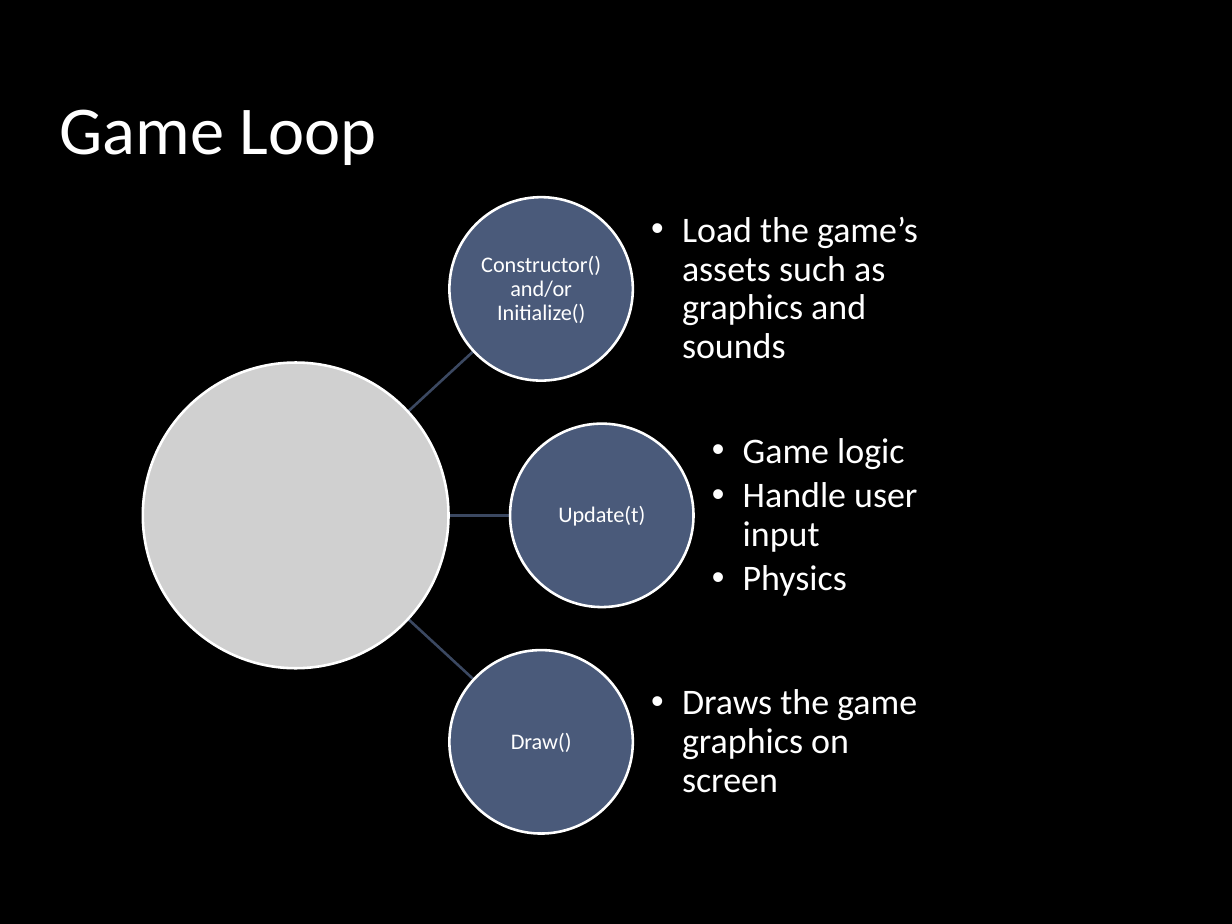
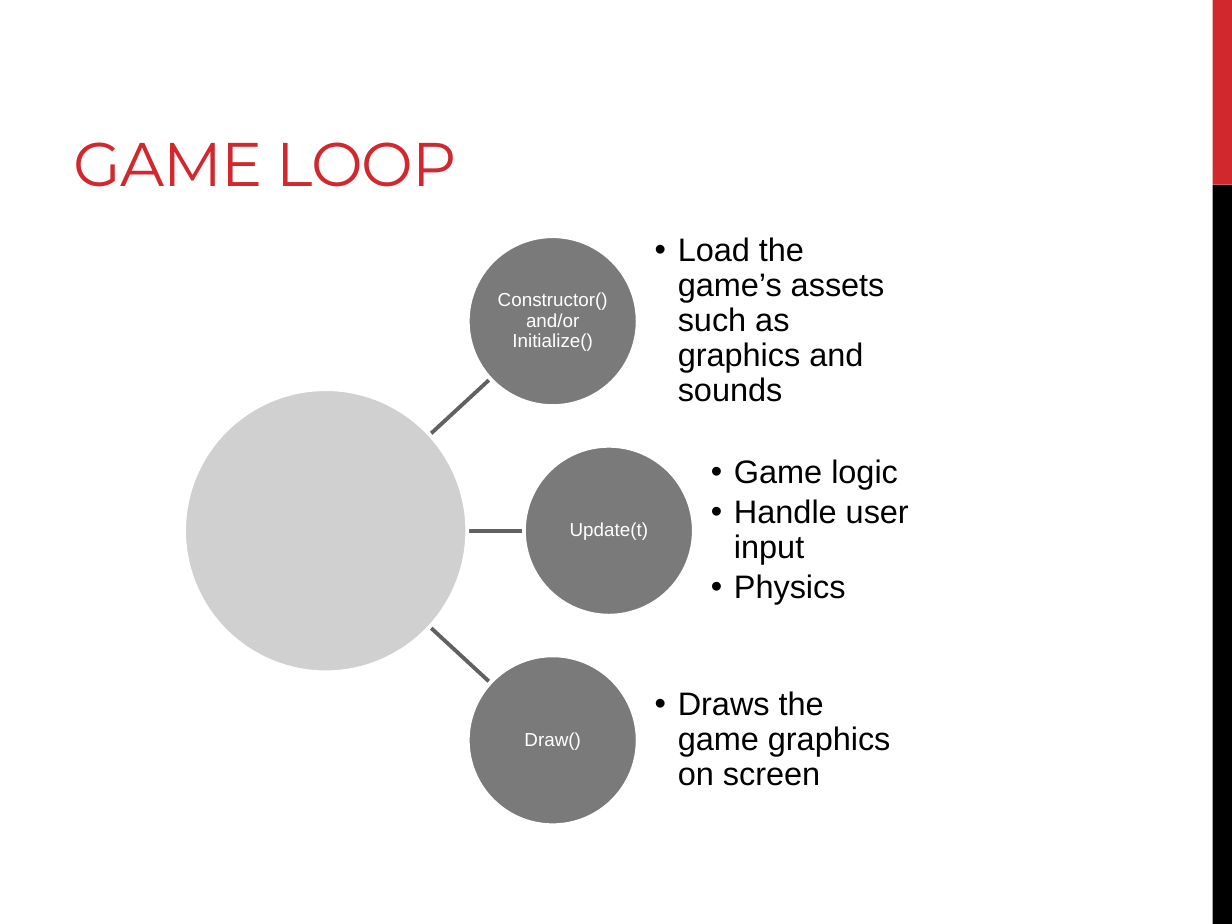
Before and after one commit to peterhoang/Super-Duper-Game, a slide deck: slide 6 of The Super-Awesome Game Deck.pptx. Drawn at 1232x924 pixels with LibreOffice and Linux fonts; fonts in the diff are those of the drawing; grey boxes stand for pictures; background and template pictures are left out. Boxes give left, top, right and bottom in pixels: in the first picture for what was removed or moved away, otherwise in the second. Text is boxed around its words. In the diff, an @@ line names an element or a change of style, - is before the commit and + after.

Commit message:
Changed the PP theme.

```diff
--- a/The Super-Awesome Game Deck.pptx
+++ b/The Super-Awesome Game Deck.pptx
@@ background picture (left out) to #FFFFFF @@
@@ rectangle removed at bbox=[0, 0, 1232, 924] @@
@@ rectangle added at bbox=[1212, 0, 1232, 185], fill #D1282E @@
@@ title at bbox=[74, 142, 457, 187]: text changed; size 40 to 36 pt; font Calibri to Montserrat; text colour #FFFFFF to #D1282E @@
-Game Loop
+GAME LOOP
@@ rectangle added at bbox=[1212, 185, 1232, 924], fill #000000 @@
@@ fill #4A5A7A to #7A7A7A; outline #FFFFFF 1.5 pt to #FFFFFF 2.25 pt in 3 elements at bbox=[468, 655, 638, 825], bbox=[524, 446, 694, 616], bbox=[468, 237, 638, 407] @@
@@ ellipse: place and size @@
-ellipse at bbox=[450, 197, 633, 381]
+ellipse at bbox=[468, 237, 638, 407]
@@ size 21 to 19 pt, font Calibri to Arial, text colour #FFFFFF to #000000; indent changed in 3 elements at bbox=[678, 691, 891, 786], bbox=[734, 459, 909, 604], bbox=[678, 237, 885, 402] @@
@@ text "Load the game’s assets such ...": place and size @@
-text "Load the game’s assets such ..." at bbox=[682, 217, 918, 359]
+text "Load the game’s assets such ..." at bbox=[678, 237, 885, 402]
@@ size 13 to 11 pt, font Calibri to Arial in 3 elements at bbox=[524, 732, 581, 750], bbox=[570, 522, 649, 540], bbox=[498, 292, 608, 351] @@
@@ text "Constructor() and/or Initialize()": place and size @@
-text "Constructor() and/or Initialize()" at bbox=[481, 256, 601, 323]
+text "Constructor() and/or Initialize()" at bbox=[498, 292, 608, 351]
@@ picture: place and size @@
-picture at bbox=[143, 362, 448, 668]
+picture at bbox=[184, 389, 467, 673]
@@ outline #3B4862 1.5 pt to #626262 2.25 pt in 3 elements at bbox=[422, 620, 492, 685], bbox=[425, 527, 524, 533], bbox=[422, 376, 492, 441] @@
@@ freeform shape: place and size @@
-freeform shape at bbox=[400, 349, 476, 420]
+freeform shape at bbox=[422, 376, 492, 441]
@@ ellipse: place and size @@
-ellipse at bbox=[510, 424, 694, 607]
+ellipse at bbox=[524, 446, 694, 616]
@@ text "Game logic": place and size @@
-text "Game logic" at bbox=[743, 438, 917, 596]
+text "Game logic" at bbox=[734, 459, 909, 604]
@@ text "Update(t)": place and size @@
-text "Update(t)" at bbox=[558, 506, 645, 526]
+text "Update(t)" at bbox=[570, 522, 649, 540]
@@ freeform shape: place and size @@
-freeform shape at bbox=[403, 511, 510, 519]
+freeform shape at bbox=[425, 527, 524, 533]
@@ freeform shape: place and size @@
-freeform shape at bbox=[400, 611, 476, 683]
+freeform shape at bbox=[422, 620, 492, 685]
@@ ellipse: place and size @@
-ellipse at bbox=[450, 650, 633, 834]
+ellipse at bbox=[468, 655, 638, 825]
@@ text "Draw()": place and size @@
-text "Draw()" at bbox=[511, 733, 572, 752]
+text "Draw()" at bbox=[524, 732, 581, 750]
```
Also in this commit, not shown: 28 other slides changed.
